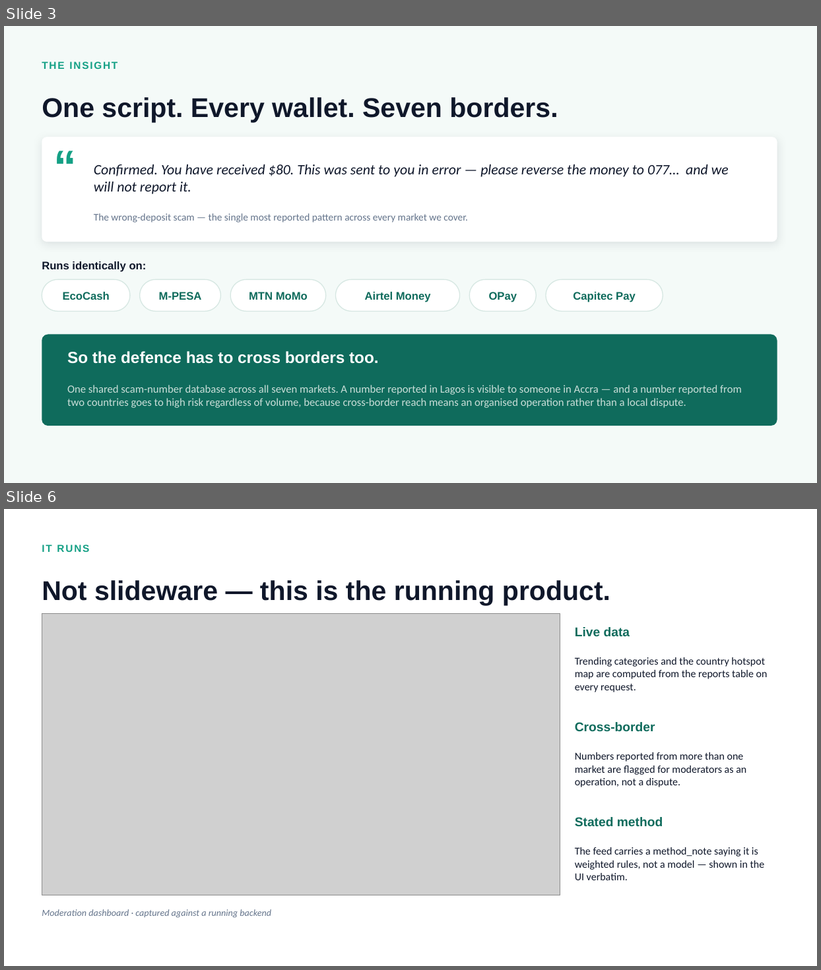
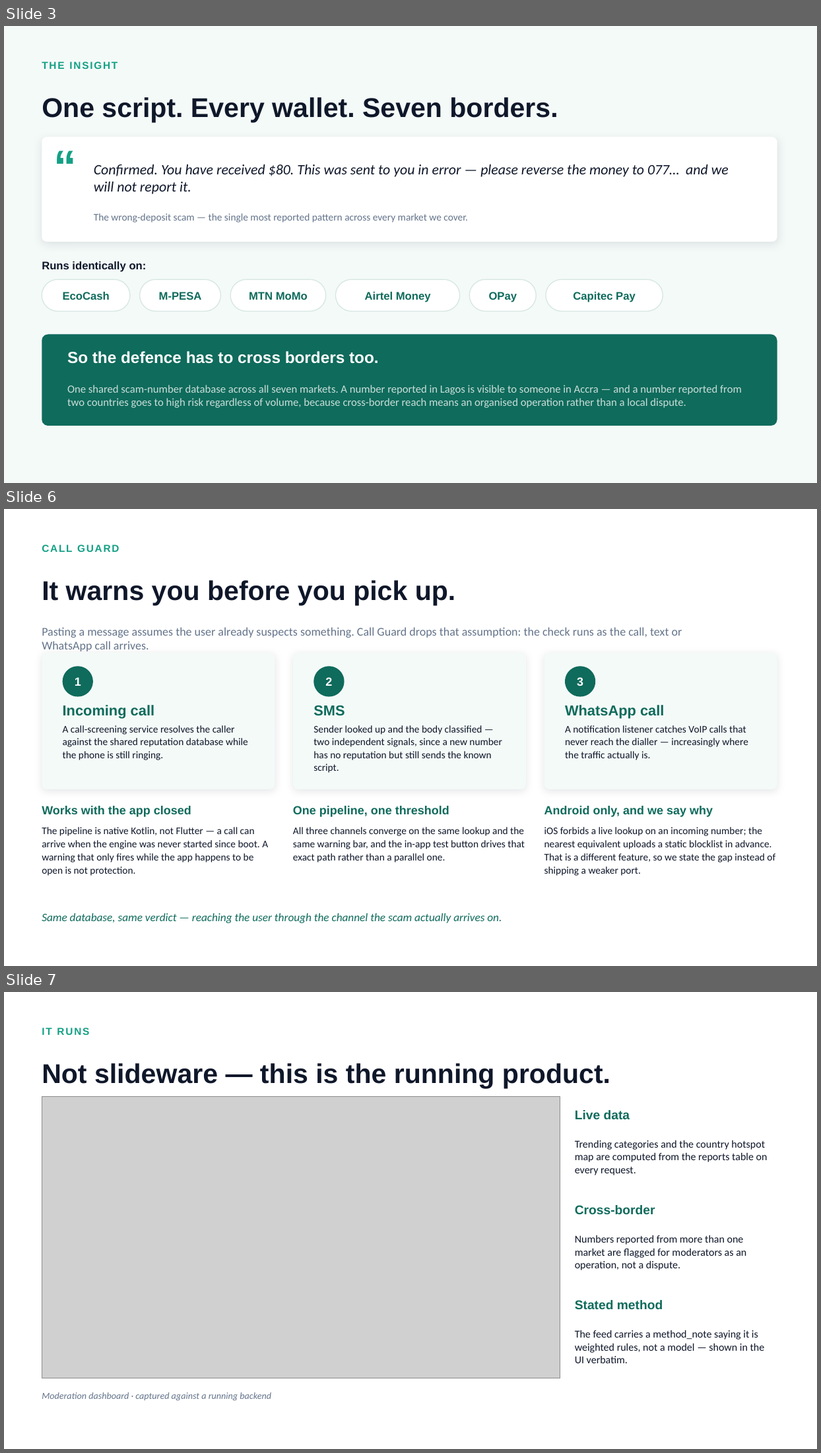
Before and after one commit to Lesruez93/ChengetAi, a slide deck: docs/pitch_deck/ChengetAI-Pitch-Deck.pptx. Shown one above the other, each under a label of ours: slides 3 and 6 before the commit, slides 3, 6 and 7 after it; the slides between them are not shown. The pictures are 821x970 and 821x1453 pixels, drawn with LibreOffice and Linux fonts; fonts in the diff are those of the drawing; grey boxes stand for pictures. Boxes give left, top, right and bottom in pixels: in the first picture for what was removed or moved away, otherwise in the second. Text is boxed around its words. In the diff, an @@ line names an element or a change of style, - is before the commit and + after.

```diff
--- a/docs/pitch_deck/ChengetAI-Pitch-Deck.pptx
+++ b/docs/pitch_deck/ChengetAI-Pitch-Deck.pptx
@@ slide 6 added at [4, 509, 817, 966], background #FFFFFF @@
@@ text added at [42, 545, 120, 552], 12 pt, text #14A085, bold @@
+CALL GUARD
@@ text added at [42, 580, 456, 605], 32 pt, text #0F172A, bold @@
+It warns you before you pick up.
@@ text added at [42, 627, 682, 652], 14 pt, text #64748B @@
+Pasting a message assumes the user already suspects something. Call Guard drops that assumption: the check runs as the call, text or WhatsApp call arrives.
@@ rounded rectangle added at [42, 653, 275, 789], fill #F4FAF8 @@
@@ ellipse added at [63, 666, 93, 697], fill #0F6B5C @@
@@ rounded rectangle added at [293, 653, 526, 789], fill #F4FAF8 @@
@@ ellipse added at [314, 666, 345, 697], fill #0F6B5C @@
@@ rounded rectangle added at [545, 653, 778, 789], fill #F4FAF8 @@
@@ ellipse added at [565, 666, 596, 697], fill #0F6B5C @@
@@ text added at [75, 677, 81, 686], 14 pt, text #FFFFFF, bold @@
+1
@@ text added at [325, 677, 332, 686], 14 pt, text #FFFFFF, bold @@
+2
@@ text added at [577, 677, 583, 686], 14 pt, text #FFFFFF, bold @@
+3
@@ text added at [63, 705, 154, 719], 17 pt, text #0F6B5C, bold @@
+Incoming call
@@ text added at [314, 705, 345, 716], 17 pt, text #0F6B5C, bold @@
+SMS
@@ text added at [565, 705, 664, 719], 17 pt, text #0F6B5C, bold @@
+WhatsApp call
@@ text added at [63, 725, 248, 760], 12 pt, text #0F172A @@
+A call-screening service resolves the caller against the shared reputation database while the phone is still ringing.
@@ text added at [314, 725, 502, 773], 12 pt, text #0F172A @@
+Sender looked up and the body classified — two independent signals, since a new number has no reputation but still sends the known script.
@@ text added at [565, 725, 748, 760], 12 pt, text #0F172A @@
+A notification listener catches VoIP calls that never reach the dialler — increasingly where the traffic actually is.
@@ text added at [42, 806, 191, 817], 14 pt, text #0F6B5C, bold @@
+Works with the app closed
@@ text added at [293, 806, 450, 817], 14 pt, text #0F6B5C, bold @@
+One pipeline, one threshold
@@ text added at [545, 806, 713, 817], 14 pt, text #0F6B5C, bold @@
+Android only, and we say why
@@ text added at [42, 827, 268, 876], 12 pt, text #0F172A @@
+The pipeline is native Kotlin, not Flutter — a call can arrive when the engine was never started since boot. A warning that only fires while the app happens to be open is not protection.
@@ text added at [293, 827, 525, 863], 12 pt, text #0F172A @@
+All three channels converge on the same lookup and the same warning bar, and the in-app test button drives that exact path rather than a parallel one.
@@ text added at [545, 827, 776, 876], 12 pt, text #0F172A @@
+iOS forbids a live lookup on an incoming number; the nearest equivalent uploads a static blocklist in advance. That is a different feature, so we state the gap instead of shipping a weaker port.
@@ text added at [42, 914, 502, 923], 13.5 pt, text #0F6B5C, italic @@
+Same database, same verdict — reaching the user through the channel the scam actually arrives on.
@@ what was slide 6 is now slide 7 @@
```
Also in this commit, not shown: 4 slides changed, 2 other files.
